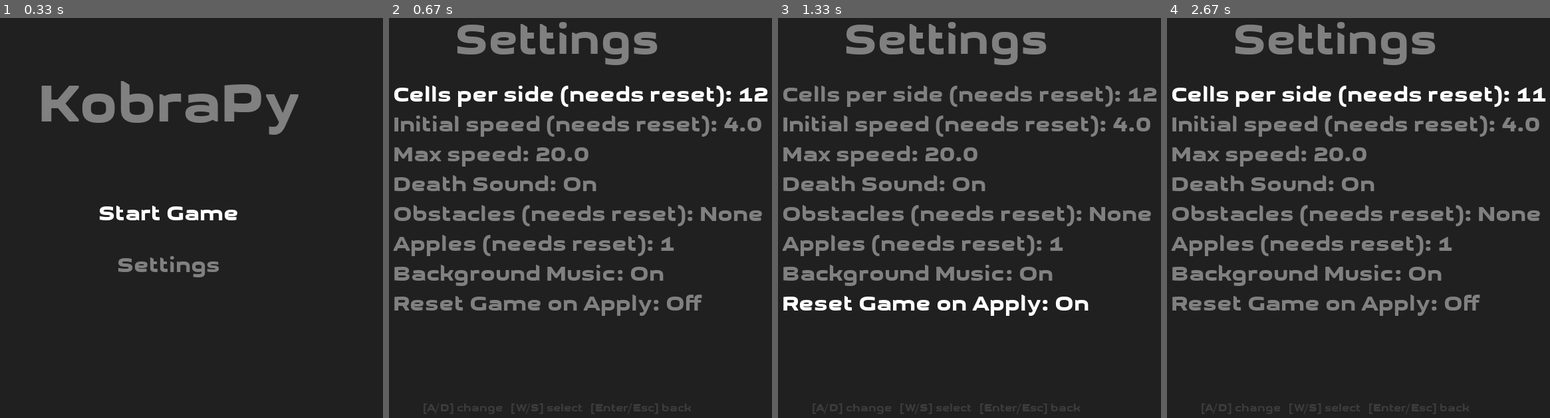
Above: before the commit, frames 1-4 (left to right).
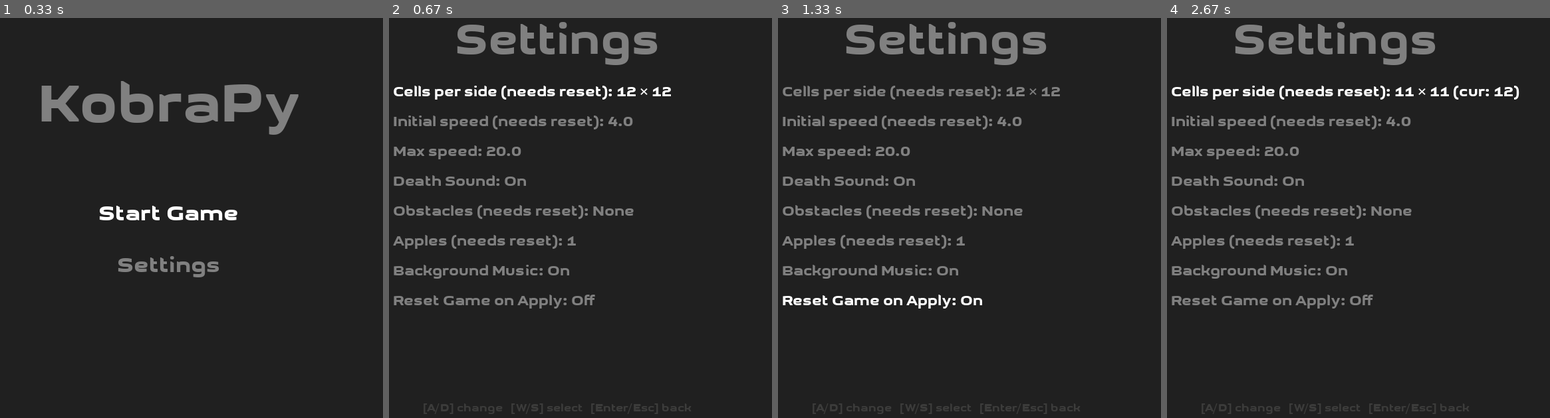
Above: after the commit, the same moments.

Repository: fossguild/naja
Game: pygame game, started from kobra.py
Two runs of this game, one before a commit and one after it. Both use one fixed random seed, a clock stepped at 60 frames per second and the inputs below.
Inputs:
- Up to frame 1 (0.33 s): no input
- Up to frame 2 (0.67 s): tap M at 0.33 s
- Up to frame 3 (1.33 s): hold Up 0.67-1.13 s; hold Right from 1.17 s (still down)
- Up to frame 4 (2.67 s): release Right at 1.63 s; hold Left 1.67-2.2 s; hold Down 2.23-2.53 s; hold Left from 2.57 s (still down)

Frame 1 is identical in both runs. In frame 2, 12% of the frame differs, in the area x 1-99%, y 16-75%; in frame 3, 12%; in frame 4, 12%.

Commit message:
code: make the settings menu font smaller

Diff:
--- a/kobra.py
+++ b/kobra.py
@@ -86,9 +86,10 @@
         formatted_val = settings.format_setting_value(
             f, val, state.width, state.grid_size
         )
-        text = assets.render_small(
+        text = assets.render_custom(
             f"{f['label']}: {formatted_val}",
             SCORE_COLOR if field_i == selected_index else MESSAGE_COLOR,
+            int(state.width / 30)
         )
         rect = text.get_rect()
         rect.left = int(state.width * 0.12)
